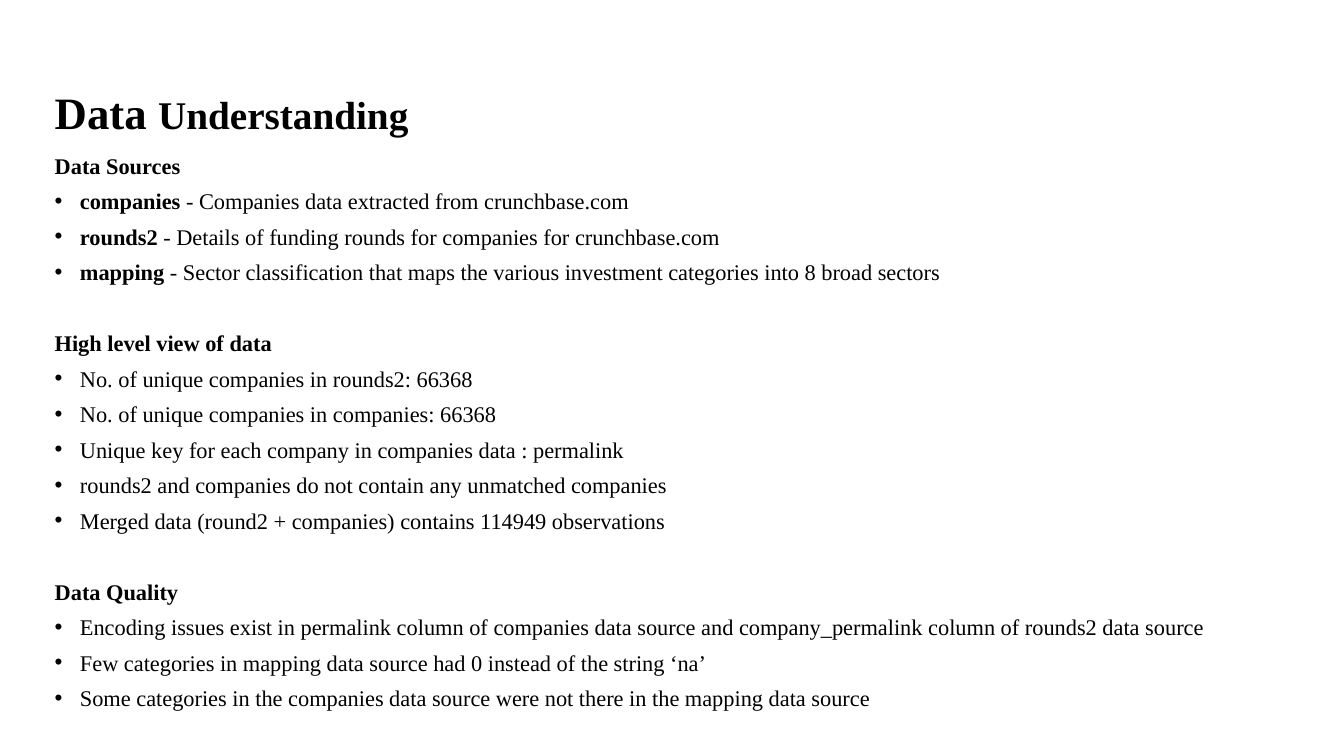
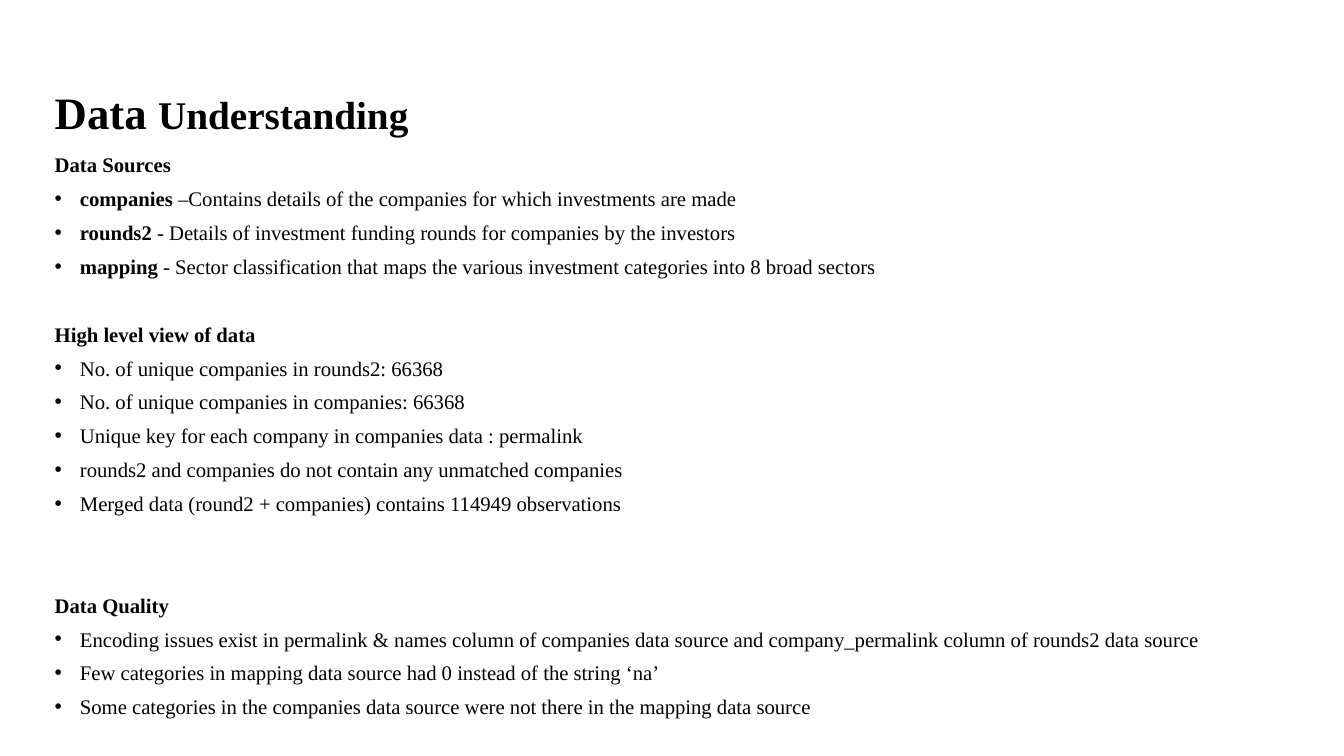
Before and after one commit to Nanditha-G-N/Machine-Learning-Case-Studies, a slide deck: slide 5 of Spark Funds Presentation.pptx. Drawn at 1344x756 pixels with LibreOffice and Linux fonts; fonts in the diff are those of the drawing; background and template pictures are left out. Boxes give left, top, right and bottom in pixels: in the first picture for what was removed or moved away, otherwise in the second. Text is boxed around its words. In the diff, an @@ line names an element or a change of style, - is before the commit and + after.

```diff
--- a/Spark Funds Presentation.pptx
+++ b/Spark Funds Presentation.pptx
@@ text at <box>55,158,875,719</box>: size 16 to 14.8 pt in "Data Sources", "mapping - Sector classification that maps the ...", "High level view of data", "No. of unique companies in rounds2: 66368" and 7 more places @@
@@ text at <box>80,191,736,245</box>: text changed; size 16 to 14.8 pt @@
-• companies - Companies data extracted from crunchbase.com
-• rounds2 - Details of funding rounds for companies for crunchbase.com
+• companies –Contains details of the companies for which investments are made
+• rounds2 - Details of investment funding rounds for companies by the investors
@@ text at <box>80,632,1198,652</box>: text changed; size 16 to 14.8 pt @@
-• Encoding issues exist in permalink column of companies data source and company_permalink column of rounds2 data source
+• Encoding issues exist in permalink & names column of companies data source and company_permalink column of rounds2 data source
```
Also in this commit, not shown: 5 other slides changed, 2 slides added, 1 slide removed, 2 other files.
